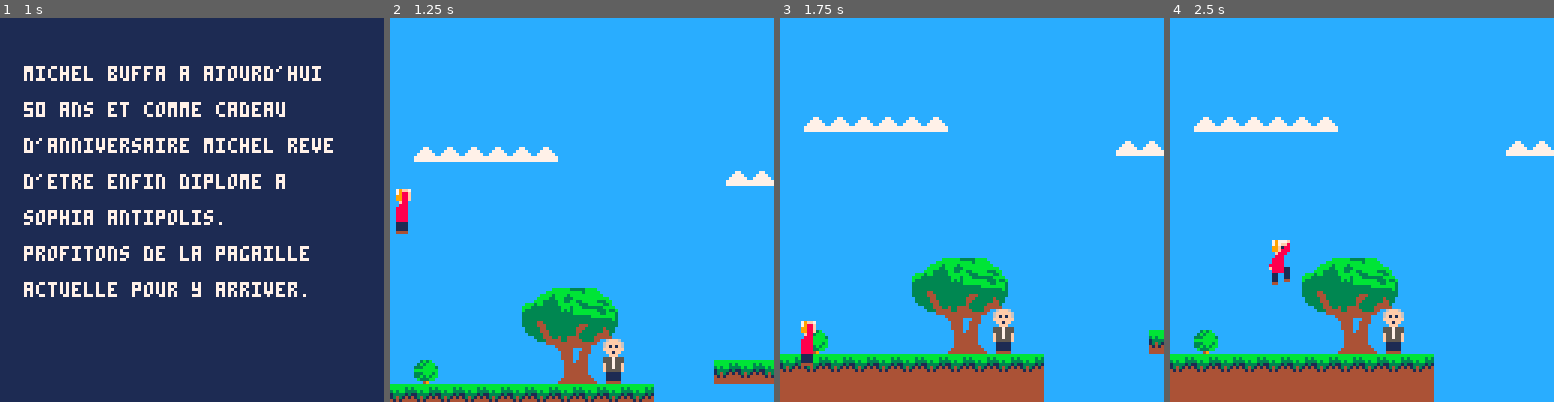
Above: before the commit, frames 1-4 (left to right).
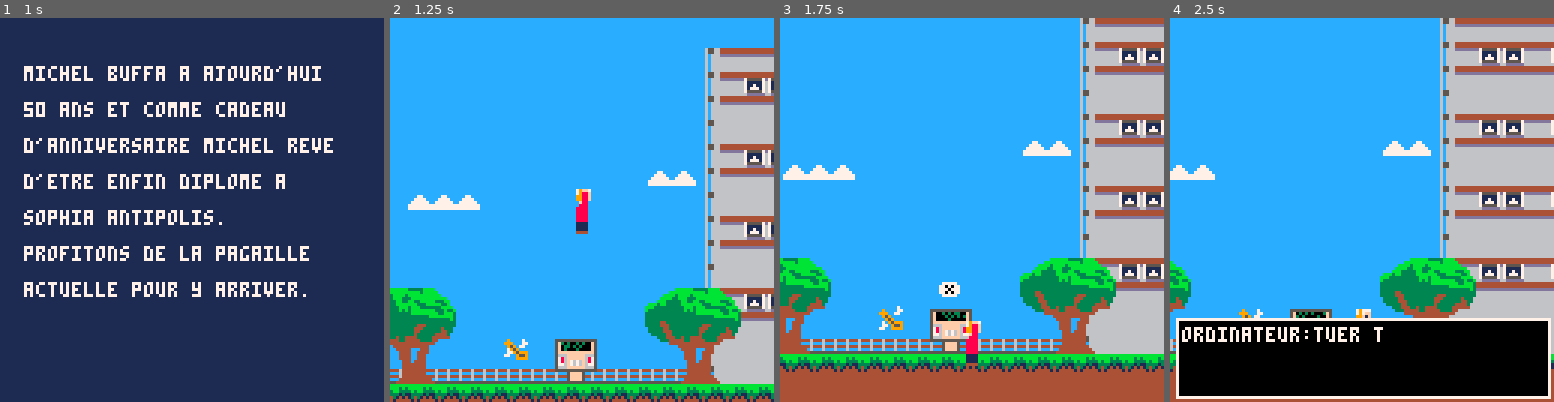
Above: after the commit, the same moments.

Repository: RemiFELIN/PICO8_SOPHIA_ANTIPOLIS
Game: PICO-8 cartridge miage.p8
The game is run twice, just before and just after one commit, with the same random seed, the same clock (stepped at 60 frames per second) and the same inputs.
Inputs:
- Up to frame 1 (1 s): tap X (X key) at 0.33 s; tap O (Z key) at 0.7 s
- Up to frame 2 (1.25 s): tap X (X key) at 1.07 s
- Up to frame 3 (1.75 s): hold Right from 1.6 s (still down); tap O (Z key) at 1.7 s
- Up to frame 4 (2.5 s): tap X (X key) at 1.85 s; release Right at 2.1 s; tap O (Z key) at 2.1 s; hold Up 2.15-2.42 s; hold Right from 2.47 s (still down)

Frame 1 is identical in both runs. In frame 2, 32% of the frame differs, in the area x 0-100%, y 7-100%; in frame 3, 38%; in frame 4, 52%, in the area x 0-100%, y 0-100%.

Commit message:
ajout laser boss

Diff:
--- a/miage.p8
+++ b/miage.p8
@@ -208,12 +208,10 @@
   boss={
     sp = 71,
     x = 320,
-    y = 127,
+    y = 129,
     h = 16,
     w = 16,
     anim = 0,
-    proj = 81,
-    v = 2,
     zonex1=264,
     zonex2=432,
     zoney1=128,
@@ -224,7 +222,8 @@
     acc=0.5,
     flp = false,
     hit = flase,
-    alive = true
+    alive = true,
+    mode = "fly"
   }
   for i=1,200 do
     add(sparks,{
@@ -257,6 +256,7 @@
   flash     = false
   del_firework   = 0
   del_fin = 200
+  del_boss = 100
   onetime = false
 
   --map limits
@@ -832,8 +832,12 @@
   --movement
   if boss.flp then
     boss.dx-=boss.acc*rnd(5)*0.5
+    boss.mode = "fire"
+    boss.dy = 0
   else
     boss.dx+=boss.acc*rnd(5)*0.5
+    boss.mode = "fly"
+    boss.dy += 0.005
   end
   if boss.x < boss.zonex1  then
     boss.flp = false
@@ -842,10 +846,10 @@
     boss.flp = true
   end
   if boss.y < boss.zoney1 then
-    boss.dy +=0.05 *rnd(5)
+    boss.dy +=0.5
   end
   if boss.y > boss.zoney2 then
-    boss.dy -=0.05 *rnd(5)
+    boss.dy -=0.5
   end
   boss.y+=boss.dy
   boss.x+=boss.dx
@@ -999,19 +1003,21 @@
     boss.hit = false
     boss.anim=time()
   else
-    if del_boss > 12 then
-      del_boss -=1
-      if time()-boss.anim>.3 then
-        boss.anim=time()
-        boss.sp+=2
-        if boss.sp>73 then
-          boss.sp=71
+    del_boss -= 1
+    if del_boss <= 0 then
+      del_boss = rnd(100)
+    end
+    if del_boss <= 25 and boss.mode == "fire" then
+      boss.sp = 103
+      add_projectil(boss)
+    else
+        if time()-boss.anim>.3 then
+          boss.anim=time()
+          boss.sp+=2
+          if boss.sp>73 then
+            boss.sp=71
+          end
         end
-      end
-    else
-      boss.anim=time()
-      boss.sp = 103
-      del_boss = 50
     end
   end
 end
@@ -1043,50 +1049,62 @@
 
 function projectils_update()
   for projectil in all(projectils) do
-    if projectil.flp then
-      projectil.x -= projectil.v
+    if projectil.sp == 84 then
+      projectil.y += 2
+      projectil.x = boss.x + 3
     else
-      projectil.x += projectil.v
+      if projectil.flp then
+        projectil.x -= projectil.v
+      else
+        projectil.x += projectil.v
+      end
     end
     if boss_fight then
-      if collide_obj(projectil,boss)
-      or projectil.x > cam_x+128
-      or projectil.x <  cam_x-8
-      or (collide_obj(player,projectil,-1) and projectil.sp == 81) then
+      if  collide_map(projectil,"up",0)
+      or (collide_obj(player,projectil,-1) and projectil.sp == 84)
+      or (collide_obj(projectil,boss) and projectil.sp == 96) then
         del(projectils,projectil)
-        if collide_obj(projectil,boss) then
+        if collide_obj(projectil,boss) and projectil.sp == 96 then
           sfx(1)
           explosion(projectil.x,projectil.y,2,100)
           hp -= 8
           boss.hit  = true
           if hp <= 13 then
-            explosion(boss.x+boss.w/2,boss.y+boss.h/2,8,150)
+            sfx(1)
+            explosion(boss.x+4,boss.y+boss.h/2,8,150)
             boss.alive = false
             boss_fight = false
             reset_music()
           end
         end
-      end
-    end
-
-    for droid in all(droids) do
-      --check collision des projectils
-      if  collide_map(projectil,"right")
-      or collide_map(projectil,"left")
-      or (collide_obj(projectil,droid) and projectil.sp == 96)
-      or (collide_obj(player,projectil,-1) and projectil.sp == 81)
-      or projectil.x > cam_x+128
-      or projectil.x <  cam_x-8 then
-        del(projectils,projectil)
-        if (collide_obj(projectil,droid) and projectil.sp == 96) then
-          explosion(droid.x,droid.y,droid.w/4+1,100)
-          del(droids,droid)
-          sfx(1)
-        elseif collide_obj(player,projectil,-1) and projectil.sp == 81 then
+        if collide_obj(player,projectil,-1) and projectil.sp == 84 then
           player_dead()
-        elseif collide_map(projectil,"left") or collide_map(projectil,"right") then
-          explosion(projectil.x,projectil.y,2,100)
-          sfx(1)
+        end
+        if collide_map(projectil,"up",0) then
+          explosion(projectil.x,projectil.y,3,100)
+        end
+      end
+    else
+
+      for droid in all(droids) do
+        --check collision des projectils
+        if  collide_map(projectil,"right")
+        or collide_map(projectil,"left")
+        or (collide_obj(projectil,droid) and projectil.sp == 96)
+        or (collide_obj(player,projectil,-1) and projectil.sp == 81)
+        or projectil.x > cam_x+128
+        or projectil.x <  cam_x-8 then
+          del(projectils,projectil)
+          if (collide_obj(projectil,droid) and projectil.sp == 96) then
+            explosion(droid.x,droid.y,droid.w/4+1,100)
+            del(droids,droid)
+            sfx(1)
+          elseif collide_obj(player,projectil,-1) and projectil.sp == 81 then
+            player_dead()
+          elseif collide_map(projectil,"left") or collide_map(projectil,"right") then
+            explosion(projectil.x,projectil.y,2,100)
+            sfx(1)
+          end
         end
       end
     end
@@ -1261,7 +1279,6 @@
     hit = false --si buffa a pris un coup
     del_acc = 0 -- pour creer un delay
     del_droid = 3
-    del_boss = 50
     del_title=12
     hp = 125
     gauche = true -- pour le qcm highlight
@@ -1276,15 +1293,26 @@
   else
     emx = emeteur.x
   end
-  add(projectils,{
-    sp = emeteur.proj,
-    x = emx,
-    y = emeteur.y,
-    w = 8, -- besoin de sa largeur et hauteur pour collide map
-    h = 6,
-    flp = emeteur.flp,
-    v = emeteur.v
-  })
+  if emeteur == boss then
+    add(projectils,{
+      sp = 84,
+      x = boss.x + 3,
+      y = boss.y + boss.h,
+      w = 6,
+      h = 8,
+      flp = false
+    })
+  else
+    add(projectils,{
+      sp = emeteur.proj,
+      x = emx,
+      y = emeteur.y,
+      w = 8, -- besoin de sa largeur et hauteur pour collide map
+      h = 6,
+      flp = emeteur.flp,
+      v = emeteur.v
+    })
+  end
 end
 
 --creer les particules
@@ -1465,7 +1493,7 @@
   nbr_bloc = 0
   reset_music()
   if level == 1 then
-    debut_lvlx=0 debut_lvly=460
+    debut_lvlx=870 debut_lvly=460
     create_pnj("tounsi",43,70,480)
     create_pnj("ordinateur",44,864,480,16)
     create_tree(44,464)
@@ -1479,7 +1507,7 @@
     mapy_start = 224
     mapy_end = 352
     debut_lvlx=8 debut_lvly=296
-    player.x = 8 player.y = 296
+    player.x = 1000 player.y = 296
     porte.x = 1001
     porte.y = 296
     create_pnj("renevier",39,104,296)
@@ -1570,9 +1598,9 @@
 cc7777cc3333333300000000ccc6c666089aa980666666664999999400336333333633000077377777737700166644410505044045044900000000119a9a9a9a
 c777777cbbbbbbbb00000000ccc6c666089aa980666666664999999400336033330633000077307777037700166664610505044044504490000000119a9a9a9a
 77777777bbbbbbbb00000000ccc6c666089aa980666666664999999433336663366633337777333773337777166664610000000000000000000000111a9a9a9a
-777777773333333300000000ccc6c666889aa988666666664999999433333333333333337777777777777777144464610505099999999990000000111aaaaaaa
-cccccccc0000000000000000ccc6c666899aa9986666666649999994000000000000000000a0000000a000001444646105050444444444400000001111100000
-cccccccc0000000000000000ccc6c66689aaaa986666666644444444000000000000000000000a0000000a001555555100000000000000000000004444400000
+777777773333333300000000ccc6c666089aa980666666664999999433333333333333337777777777777777144464610505099999999990000000111aaaaaaa
+cccccccc0000000000000000ccc6c666089aa9806666666649999994000000000000000000a0000000a000001444646105050444444444400000001111100000
+cccccccc0000000000000000ccc6c666089aa9806666666644444444000000000000000000000a0000000a001555555100000000000000000000004444400000
 00999999bbbbbbbbccccccccccc6c666cccccccc444444444444444400000000000000000000000000000000000000001111111111111111111110111ddddddd
 00900009bbbbb3b3ccccccccccc6c666cccccccc44444444444444440a0990000a000000000000000000000000000000d11111d9d11111d9111110111ddddddd
 009999993b3bb333ccccccccccc65566cccccccc7555557ddddddddd0009900000090a000006600000060000000000001111111911111119111111011ddddddd
